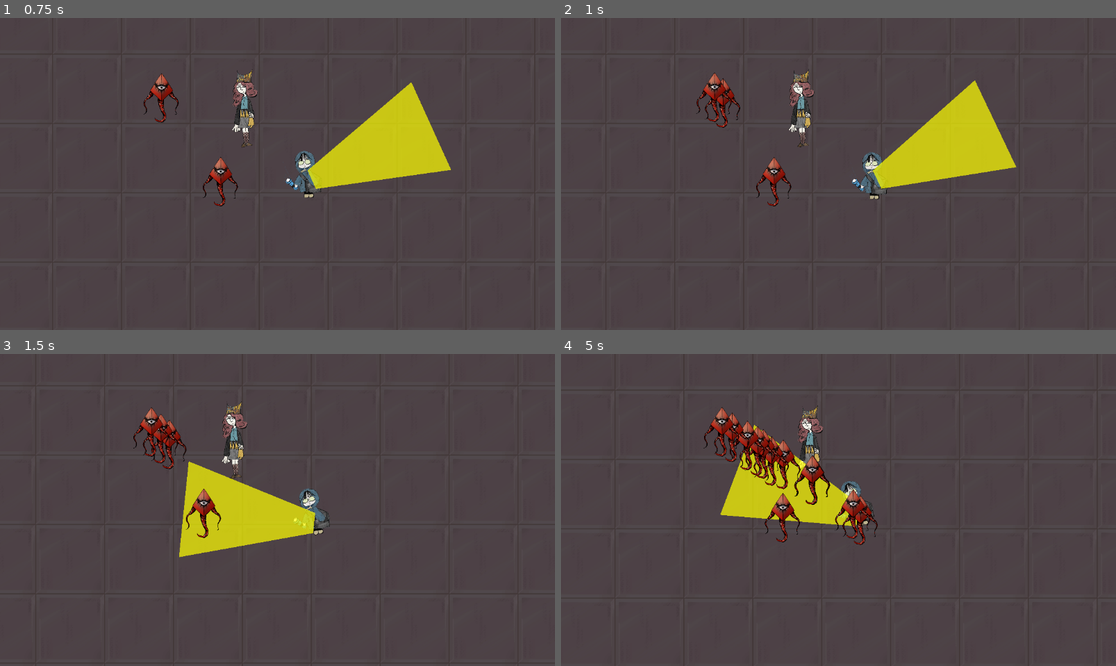
Above: before the commit, frames 1-4 (two rows, left to right).
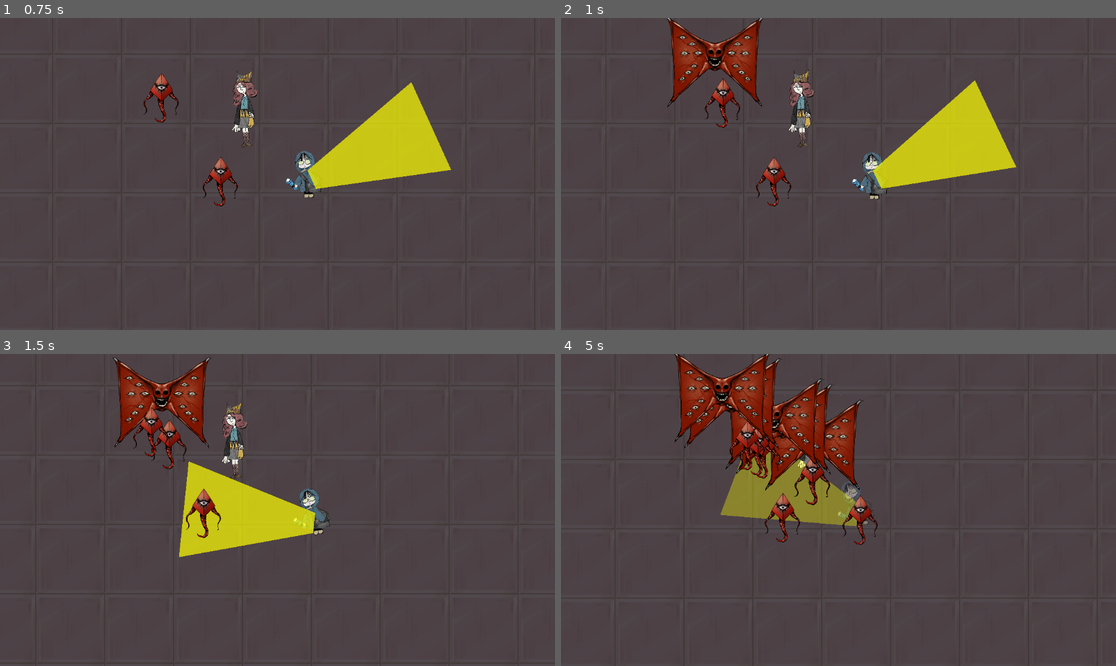
Above: after the commit, the same moments.

Repository: Euangg/Ding
Game: Godot game, scene res://test_scene.tscn
The game is run twice, just before and just after one commit, with the same random seed, the same clock (stepped at 60 frames per second) and the same inputs.
Inputs (mouse positions are in pixels of both pictures, inside the frame that each line leads up to):
- Up to frame 1 (0.75 s): tap Enter (ui_accept) at 0.5 s; move the mouse to (399, 158) at 0.52 s; hold Right (ui_right) from 0.53 s (still down); tap A (a) at 0.6 s
- Up to frame 2 (1 s): keep holding Right (ui_right); tap Enter (ui_accept) at 0.77 s; tap D (d) at 0.8 s
- Up to frame 3 (1.5 s): tap Enter (ui_accept) at 1.07 s; move the mouse to (166, 525) at 1.27 s; release Right (ui_right) at 1.28 s; hold Down (ui_down) from 1.28 s (still down); tap D (d) at 1.35 s
- Up to frame 4 (5 s): tap Enter (ui_accept) at 1.52, 1.82, 3.02, 3.05, 3.32, 3.6, 3.77, 4.07, 4.52, 4.82 s; tap S (s) at 1.55, 2.1 s; move the mouse to (894, 441) at 2.02 s; release Down (ui_down) at 2.03 s; hold Right (ui_right) 2.03-2.78 s; tap W (w) at 2.3, 2.85 s; move the mouse to (810, 572) at 2.77 s; hold Up (ui_up) 2.78-3.53 s; move the mouse to (1005, 556) at 3.52 s; hold Left (ui_left) from 3.53 s (still down); tap A (a) at 3.8, 4.35 s; move the mouse to (672, 463) at 4.27 s; tap D (d) at 4.55 s

Frame 1 is identical in both runs. In frame 2, 2.8% of the frame differs, in the area x 19-37%, y 0-34%; in frame 3, 2.7%; in frame 4, 10%, in the area x 20-57%, y 0-60%.

Commit message:
敌人种类

Diff:
--- /dev/null
+++ b/elements/enemy/enemy_bat.tscn
@@ -0,0 +1,18 @@
+[gd_scene load_steps=4 format=3 uid="uid://buwh0bfare8gh"]
+
+[ext_resource type="PackedScene" uid="uid://gmnrfjnd6wf6" path="res://elements/enemy/enemy.tscn" id="1_27l2b"]
+[ext_resource type="Texture2D" uid="uid://bwuwyv2g4p378" path="res://assets/enemy/bat.png" id="2_g5xap"]
+
+[sub_resource type="RectangleShape2D" id="RectangleShape2D_tt1bq"]
+size = Vector2(170, 56)
+
+[node name="EnemyBat" instance=ExtResource("1_27l2b")]
+
+[node name="Sprite2D" parent="." index="0"]
+position = Vector2(0, -199)
+scale = Vector2(0.1, 0.1)
+texture = ExtResource("2_g5xap")
+
+[node name="CollisionShape2D" type="CollisionShape2D" parent="." index="1"]
+position = Vector2(0, -24)
+shape = SubResource("RectangleShape2D_tt1bq")
--- /dev/null
+++ b/elements/enemy/enemy_frog.tscn
@@ -0,0 +1,18 @@
+[gd_scene load_steps=4 format=3 uid="uid://b4gy7t0qei81w"]
+
+[ext_resource type="PackedScene" uid="uid://gmnrfjnd6wf6" path="res://elements/enemy/enemy.tscn" id="1_048pw"]
+[ext_resource type="Texture2D" uid="uid://bsipggvy2dnxt" path="res://assets/enemy/frog.png" id="2_updns"]
+
+[sub_resource type="RectangleShape2D" id="RectangleShape2D_3lgom"]
+size = Vector2(82, 29)
+
+[node name="EnemyFrog" instance=ExtResource("1_048pw")]
+
+[node name="Sprite2D" parent="." index="0"]
+position = Vector2(0, -22)
+scale = Vector2(0.1, 0.1)
+texture = ExtResource("2_updns")
+
+[node name="CollisionShape2D" type="CollisionShape2D" parent="." index="1"]
+position = Vector2(0, -6.5)
+shape = SubResource("RectangleShape2D_3lgom")
--- a/elements/player/player.gd
+++ b/elements/player/player.gd
@@ -1,12 +1,32 @@
 class_name Player
-
 extends CharacterBody2D
 
+var hp:float=100
+var restore:float=5
+var dead:bool=false
+
 @onready var animation_player: AnimationPlayer = $AnimationPlayer
+@onready var timer_invincible: Timer = $TimerInvincible
+@onready var area_hurt: Area2D = $AreaHurt
+
 func _ready() -> void:
 	pass
 
 func _physics_process(delta: float) -> void:
-	control(delta)
+	if dead:pass
+	else:
+		control(delta)
+		if hp<100:hp+=restore*delta
 
 func control(delta:float):pass
+
+func _on_area_hurt_body_entered(body: Node2D) -> void:
+	hp-=50
+	if hp<=0:dead=true
+	timer_invincible.start()
+	area_hurt.set_deferred("monitoring",false)
+	modulate.a=0.5
+
+func _on_timer_invincible_timeout() -> void:
+	area_hurt.monitoring=true
+	modulate.a=1
--- a/elements/player/player.tscn
+++ b/elements/player/player.tscn
@@ -17,3 +17,13 @@
 [node name="AreaView" type="Area2D" parent="."]
 
 [node name="CollisionShape2D" type="CollisionPolygon2D" parent="AreaView"]
+
+[node name="AreaHurt" type="Area2D" parent="."]
+collision_layer = 0
+collision_mask = 2
+
+[node name="TimerInvincible" type="Timer" parent="."]
+one_shot = true
+
+[connection signal="body_entered" from="AreaHurt" to="." method="_on_area_hurt_body_entered"]
+[connection signal="timeout" from="TimerInvincible" to="." method="_on_timer_invincible_timeout"]
--- a/elements/player/player_sing.tscn
+++ b/elements/player/player_sing.tscn
@@ -205,6 +205,9 @@
 [sub_resource type="CircleShape2D" id="CircleShape2D_qsl30"]
 radius = 277.016
 
+[sub_resource type="RectangleShape2D" id="RectangleShape2D_3j47b"]
+size = Vector2(38, 20)
+
 [node name="PlayerSing" instance=ExtResource("1_bjlvv")]
 script = ExtResource("2_ogifs")
 
@@ -233,5 +236,9 @@
 wait_time = 0.1
 one_shot = true
 
+[node name="CollisionShape2D" type="CollisionShape2D" parent="AreaHurt" index="0"]
+position = Vector2(-1, -10)
+shape = SubResource("RectangleShape2D_3j47b")
+
 [connection signal="body_entered" from="AreaDamage" to="." method="_on_area_damage_body_entered"]
 [connection signal="timeout" from="TimerAtk" to="." method="_on_timer_atk_timeout"]
--- a/elements/player/player_view.gd
+++ b/elements/player/player_view.gd
@@ -6,7 +6,6 @@
 @onready var sprite: Sprite2D = $Sprite2D
 @onready var area_view: Area2D = $AreaView
 @onready var collision_shape: CollisionPolygon2D = $AreaView/CollisionShape2D
-
 func control(delta:float):
 	collision_shape.rotation=(get_global_mouse_position()-global_position).angle()
 	queue_redraw()
--- a/elements/player/player_view.tscn
+++ b/elements/player/player_view.tscn
@@ -72,6 +72,9 @@
 &"walk": SubResource("Animation_5iyc5")
 }
 
+[sub_resource type="RectangleShape2D" id="RectangleShape2D_5iyc5"]
+size = Vector2(37, 20)
+
 [node name="PlayerView" instance=ExtResource("1_oiar6")]
 script = ExtResource("2_o8xu2")
 
@@ -94,5 +97,9 @@
 &"": SubResource("AnimationLibrary_ybl3g")
 }
 
+[node name="CollisionShape2D" type="CollisionShape2D" parent="AreaHurt" index="0"]
+position = Vector2(0, -10)
+shape = SubResource("RectangleShape2D_5iyc5")
+
 [connection signal="body_entered" from="AreaView" to="." method="_on_area_view_body_entered"]
 [connection signal="body_exited" from="AreaView" to="." method="_on_area_view_body_exited"]
--- a/global.gd
+++ b/global.gd
@@ -1,6 +1,9 @@
 extends Node
 
 const ENEMY_BIG_EYE = preload("res://elements/enemy/enemy_big_eye.tscn")
+const ENEMY_BAT = preload("res://elements/enemy/enemy_bat.tscn")
+const ENEMY_FROG = preload("res://elements/enemy/enemy_frog.tscn")
+var enemies:Array=[ENEMY_BIG_EYE,ENEMY_BAT,ENEMY_FROG]
 
 var player_view:Node2D
 var player_sing:Node2D
--- a/test_scene.gd
+++ b/test_scene.gd
@@ -12,5 +12,5 @@
 	camera.position=(player_view.position+player_sing.position)/2
 
 	if Input.is_action_just_pressed("ui_accept"):
-		var e=Global.ENEMY_BIG_EYE.instantiate()
+		var e=Global.enemies.pick_random().instantiate()
 		add_child(e)
Binary file added: assets/enemy/bat.png
Not shown, added: assets/enemy/bat.png.import
Binary file added: assets/enemy/frog.png
Not shown, added: assets/enemy/frog.png.import
Not shown: 1 places in elements/player/player_sing.tscn that only renumber resources
Not shown: 1 places in elements/player/player_view.tscn that only renumber resources
